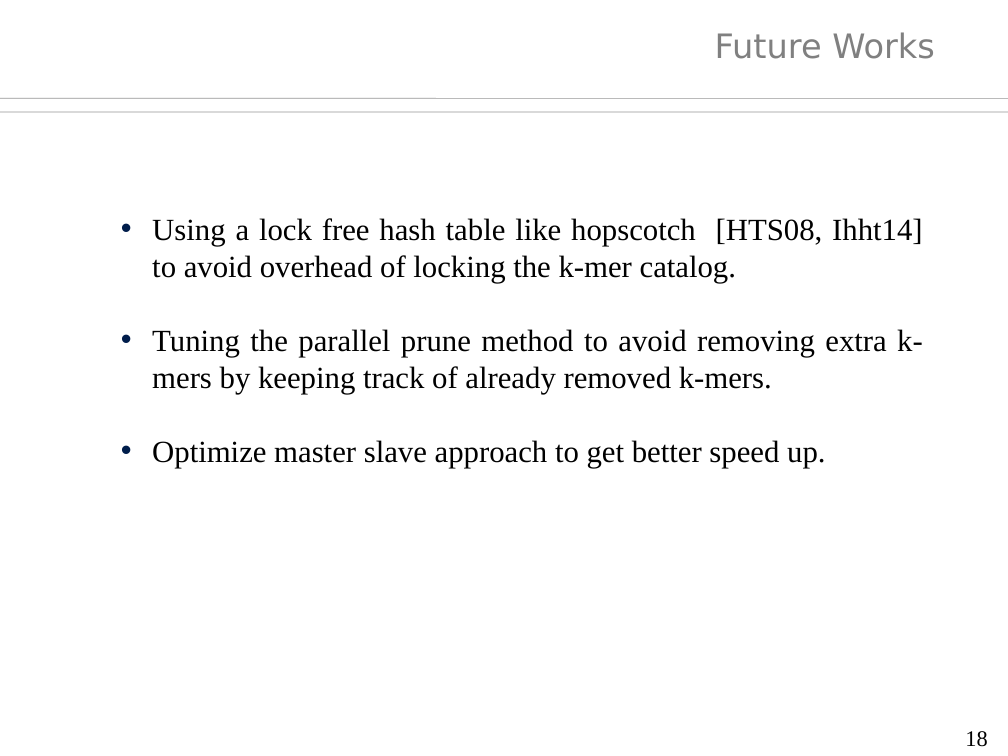
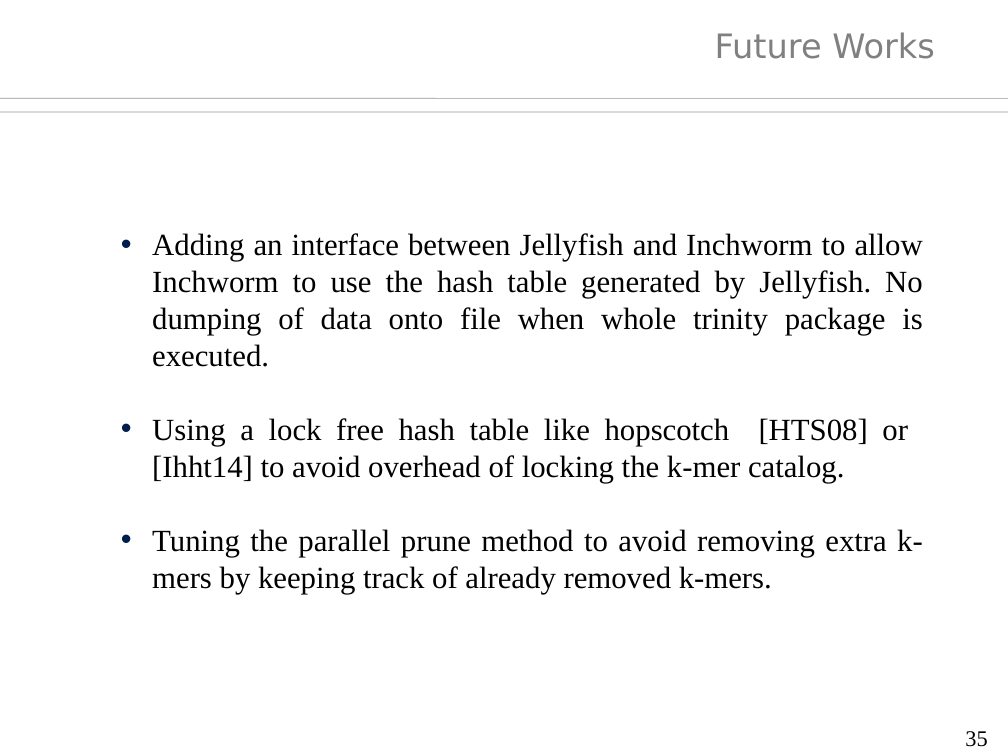
Before and after one commit to sh-ankur/parallel-inchworm, a slide deck: slide 35 of thesis/thesis-ppt.odp (slide 18 before the commit). Drawn at 1008x756 pixels with LibreOffice and Linux fonts; fonts in the diff are those of the drawing; background and template pictures are left out. Boxes give left, top, right and bottom in pixels: in the first picture for what was removed or moved away, otherwise in the second. Text is boxed around its words. In the diff, an @@ line names an element or a change of style, - is before the commit and + after.

```diff
--- a/thesis/thesis-ppt.odp
+++ b/thesis/thesis-ppt.odp
@@ text "Adding an interface between Jellyfish ..." moved from (x1=152, y1=218, x2=923, y2=468) to (x1=152, y1=233, x2=923, y2=594) @@
@@ text at (x1=152, y1=233, x2=923, y2=483): text changed @@
-  • Using a lock free hash table like hopscotch [HTS08, Ihht14] to avoid overhead of locking the k-mer catalog.
+  • Adding an interface between Jellyfish and Inchworm to allow Inchworm to use the hash table generated by Jellyfish. No dumping of data onto file when whole trinity package is executed.
+  • Using a lock free hash table like hopscotch [HTS08] or [Ihht14] to avoid overhead of locking the k-mer catalog.
@@ text at (x1=152, y1=440, x2=825, y2=468): paragraph removed @@
-  • Optimize master slave approach to get better speed up.
@@ page number at (x1=965, y1=731, x2=987, y2=747): text changed @@
-18
+35
```
Also in this commit, not shown: 14 other slides changed, 17 slides added, 7 slides removed, 23 other files.
